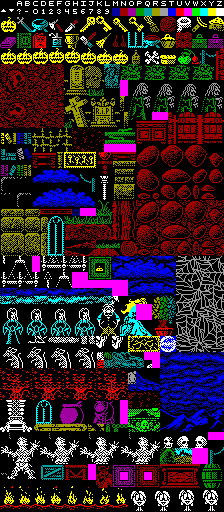
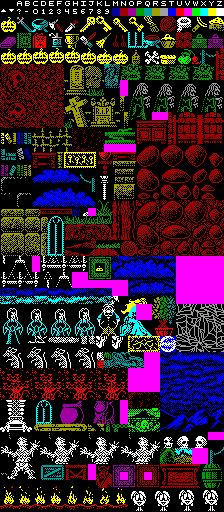
Comparing the layer stacks of the two (224, 512) images. Changes:
painted on "Ghastly" over [80, 208, 224, 392]
